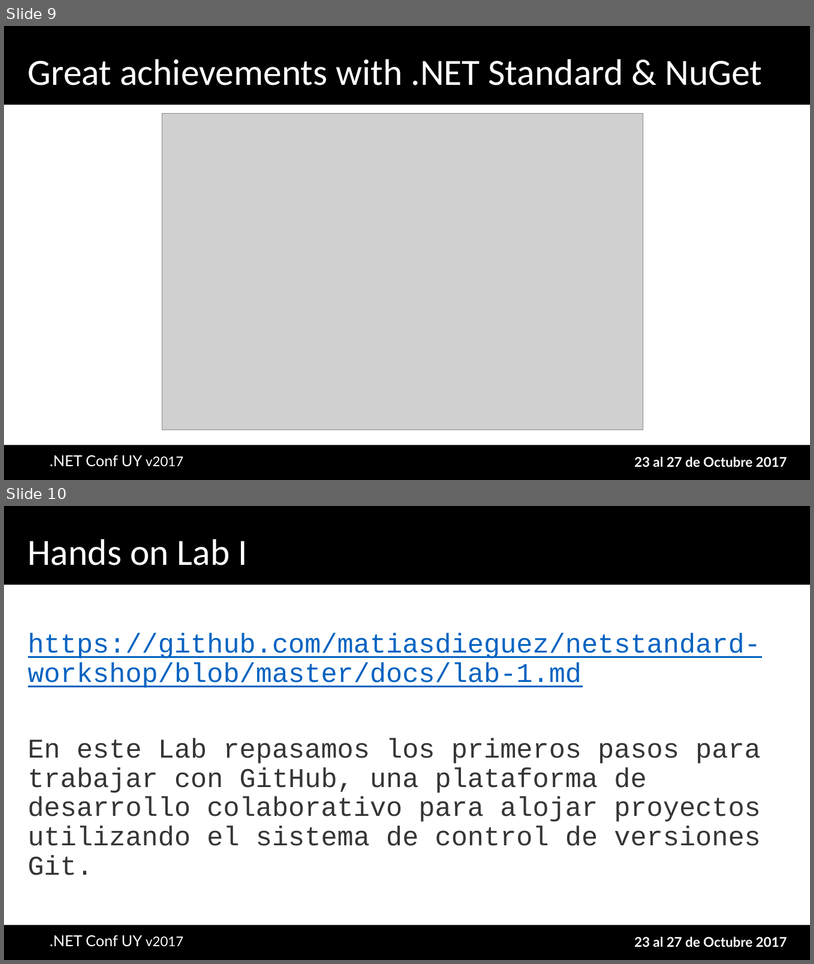
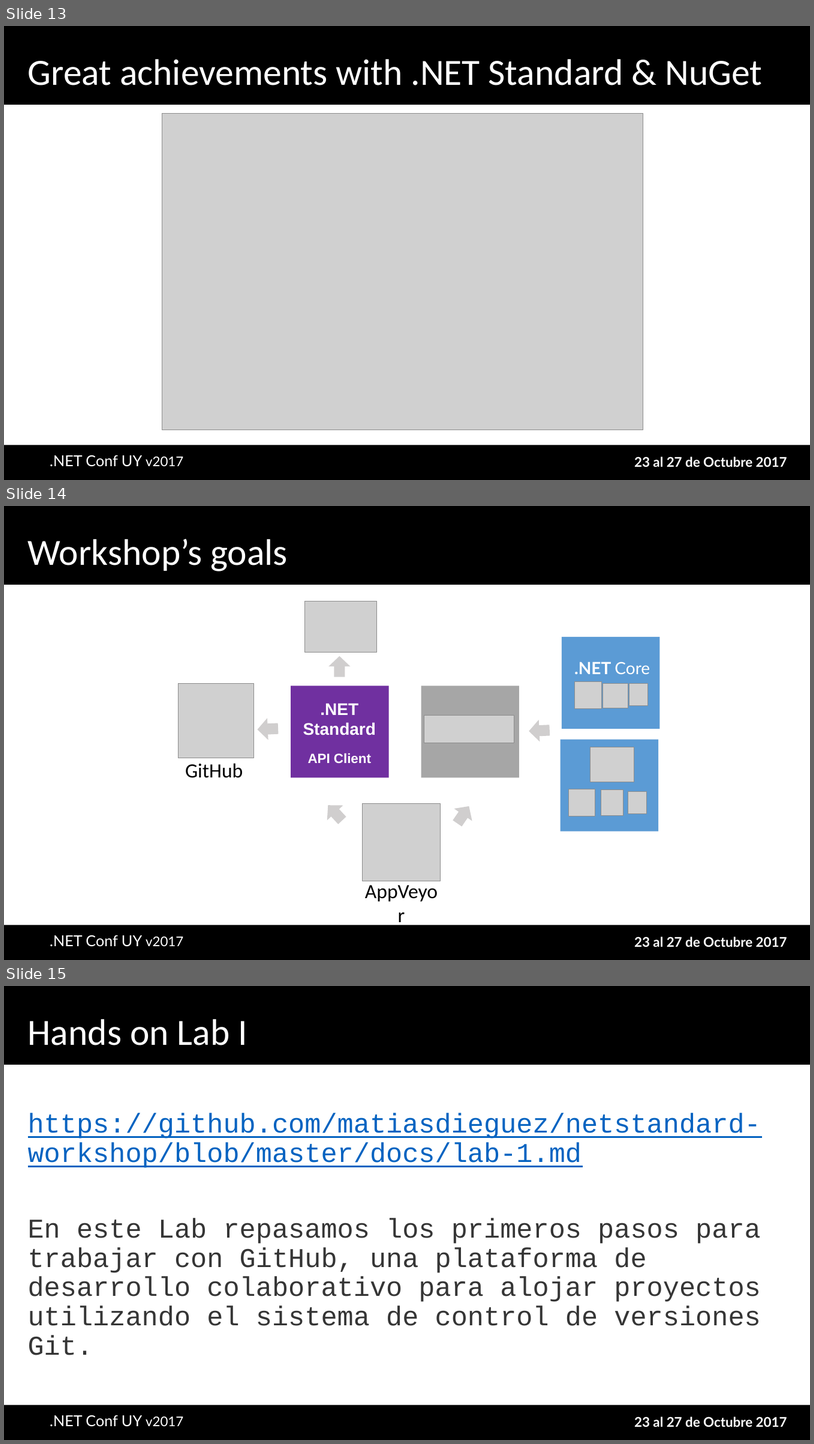
Before and after one commit to AgustinBonilla/netstandard-workshop, a slide deck: docs/.NET Standard - One Library to Rule Them All - NET Conf Uy 2017.pptx. Shown one above the other, each under a label of ours: slides 9 and 10 before the commit, slides 13, 14 and 15 after it. The pictures are 814x964 and 814x1444 pixels, drawn with LibreOffice and Linux fonts; fonts in the diff are those of the drawing; grey boxes stand for pictures; background and template pictures are left out. Boxes give left, top, right and bottom in pixels: in the first picture for what was removed or moved away, otherwise in the second. Text is boxed around its words. In the diff, an @@ line names an element or a change of style, - is before the commit and + after.

```diff
--- a/docs/.NET Standard - One Library to Rule Them All - NET Conf Uy 2017.pptx
+++ b/docs/.NET Standard - One Library to Rule Them All - NET Conf Uy 2017.pptx
@@ slide 14 added at box(4, 506, 810, 960), background #FFFFFF; not listed: 5 template elements that a slide beside it also shows @@
@@ title added at box(28, 539, 288, 571), 44 pt, text #FFFFFF @@
+Workshop’s goals
@@ picture added at box(305, 601, 377, 652) @@
@@ rectangle added at box(563, 637, 660, 729), fill #5B9BD5 @@
@@ right arrow added at box(329, 656, 351, 676), fill #D0CECE @@
@@ text added at box(575, 661, 650, 674), 20 pt, text #FFFFFF, bold @@
+.NET Core
@@ picture added at box(178, 683, 254, 757) @@
@@ rectangle added at box(291, 685, 389, 778), fill #7030A0 @@
@@ rectangle added at box(422, 685, 519, 778), fill #A6A6A6 @@
@@ picture added at box(575, 681, 602, 709) @@
@@ picture added at box(603, 683, 629, 708) @@
@@ picture added at box(630, 683, 649, 705) @@
@@ text added at box(303, 703, 376, 763), 20 pt, text #FFFFFF, bold @@
+.NET Standard
+API Client
@@ right arrow added at box(257, 717, 279, 740), fill #D0CECE @@
@@ picture added at box(425, 715, 515, 742) @@
@@ right arrow added at box(528, 719, 550, 742), fill #D0CECE @@
@@ rectangle added at box(561, 739, 659, 831), fill #5B9BD5 @@
@@ picture added at box(591, 747, 635, 781) @@
@@ text added at box(185, 763, 243, 778), 24 pt, text #000000 @@
+GitHub
@@ picture added at box(569, 789, 596, 816) @@
@@ picture added at box(602, 789, 624, 815) @@
@@ picture added at box(629, 792, 647, 813) @@
@@ right arrow added at box(321, 798, 350, 828), fill #D0CECE @@
@@ picture added at box(363, 803, 440, 880) @@
@@ right arrow added at box(449, 800, 478, 829), fill #D0CECE @@
@@ text added at box(356, 875, 447, 905), 24 pt, text #000000 @@
+AppVeyor
@@ what was slide 9 is now slide 13 @@
@@ what was slide 10 is now slide 15 @@
```
Also in this commit, not shown: 1 slide changed, 5 other slides added, 1 slide removed.
